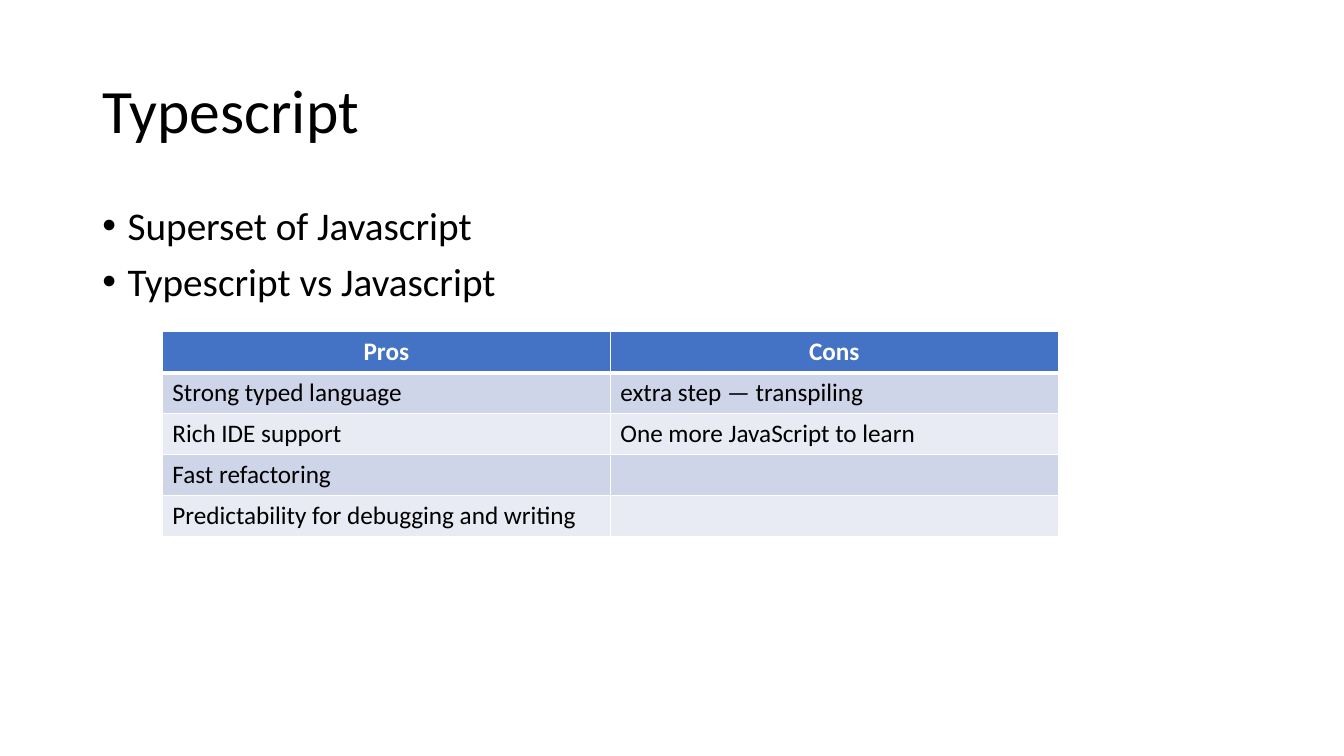
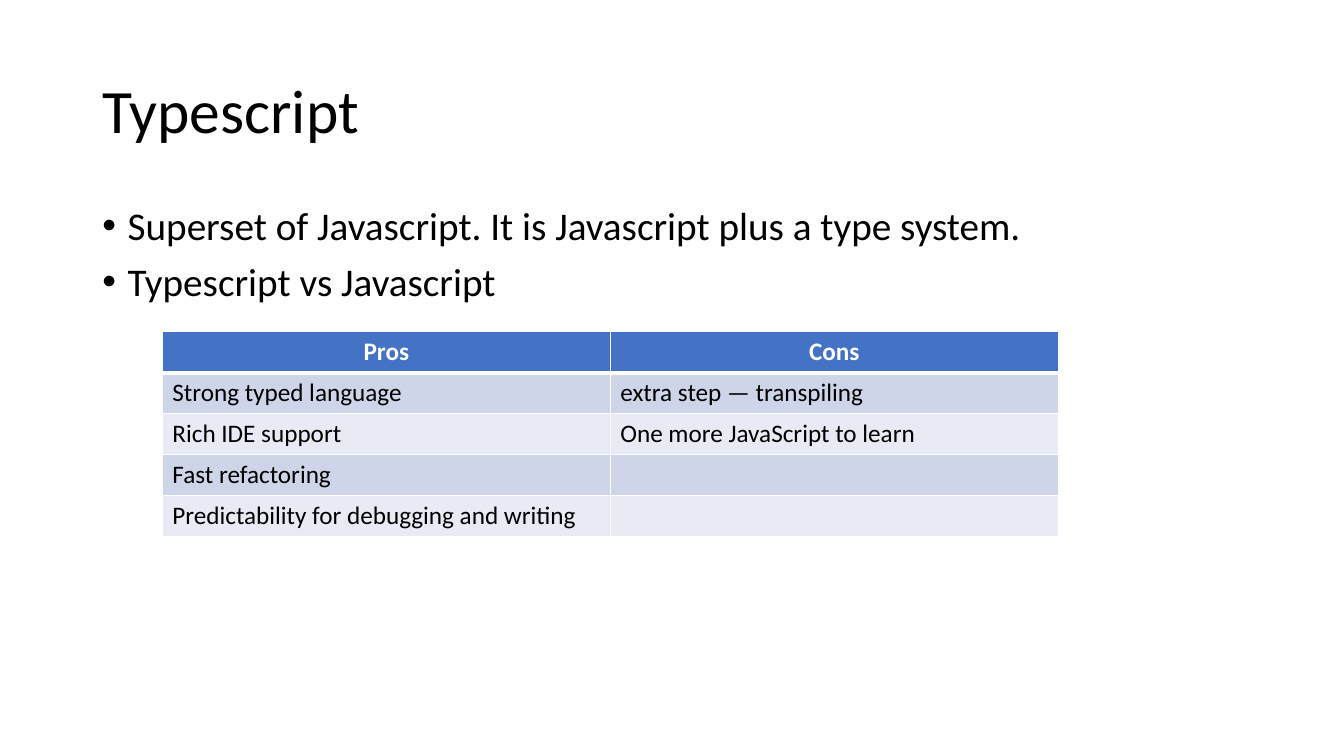
Before and after one commit to tingzeng1208/demo-rce-frontend, a slide deck: slide 4 of RCE FRONT END DEMO.pptx. Drawn at 1344x756 pixels with LibreOffice and Linux fonts; fonts in the diff are those of the drawing. Boxes give left, top, right and bottom in pixels: in the first picture for what was removed or moved away, otherwise in the second. Text is boxed around its words. In the diff, an @@ line names an element or a change of style, - is before the commit and + after.

```diff
--- a/RCE FRONT END DEMO.pptx
+++ b/RCE FRONT END DEMO.pptx
@@ text at box(128, 212, 1020, 247): text changed @@
-• Superset of Javascript
+• Superset of Javascript. It is Javascript plus a type system.
```
Also in this commit, not shown: 1 slide added, 2 other files.
